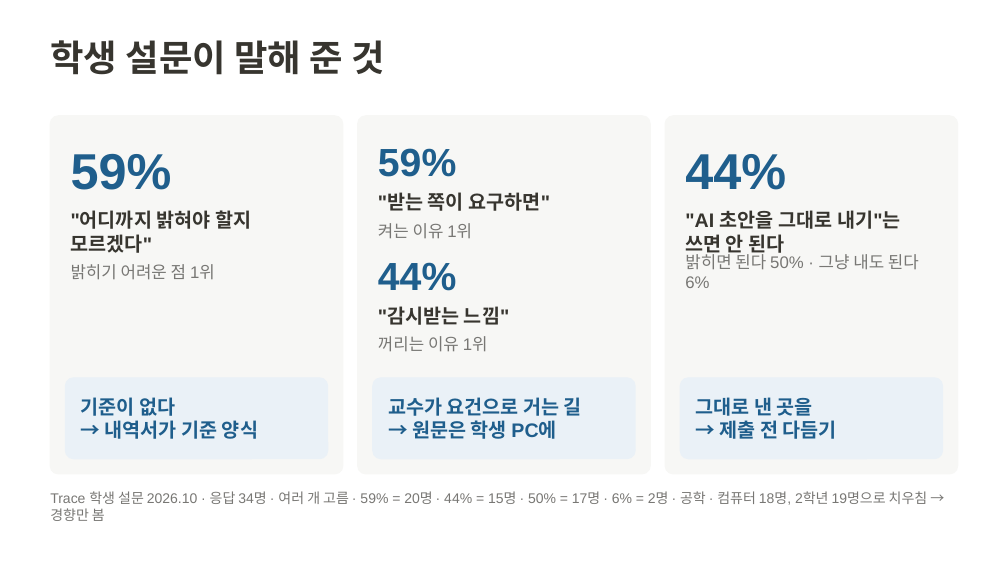
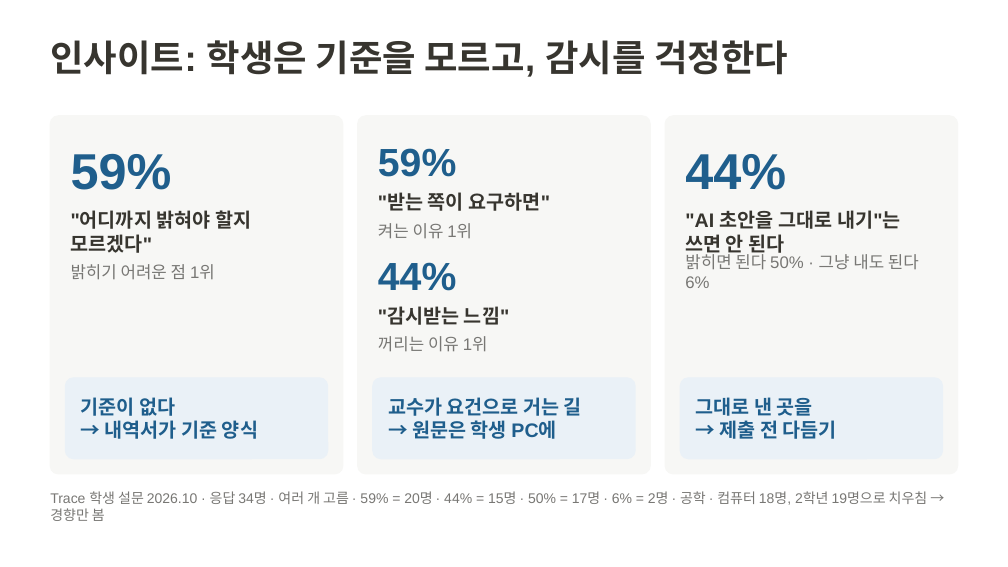
Before and after one commit to 20233014-KYH/trace, a slide deck: slide 3 of deck/중간발표_김용현.pptx. Drawn at 1008x567 pixels with LibreOffice and Linux fonts; fonts in the diff are those of the drawing. Boxes give left, top, right and bottom in pixels: in the first picture for what was removed or moved away, otherwise in the second. Text is boxed around its words. In the diff, an @@ line names an element or a change of style, - is before the commit and + after.

```diff
--- a/deck/중간발표_김용현.pptx
+++ b/deck/중간발표_김용현.pptx
@@ title at <box>50,40,788,77</box>: text changed @@
-학생 설문이 말해 준 것
+인사이트: 학생은 기준을 모르고, 감시를 걱정한다
```
Also in this commit, not shown: 5 other slides changed, 1 other file.
